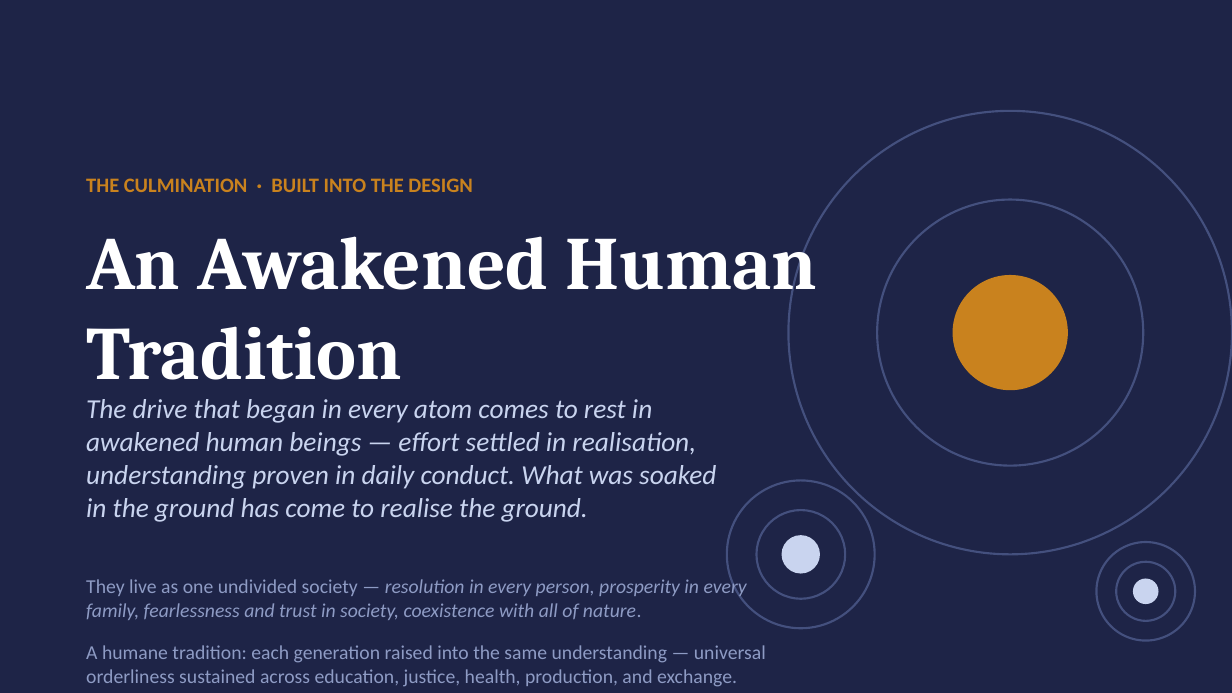
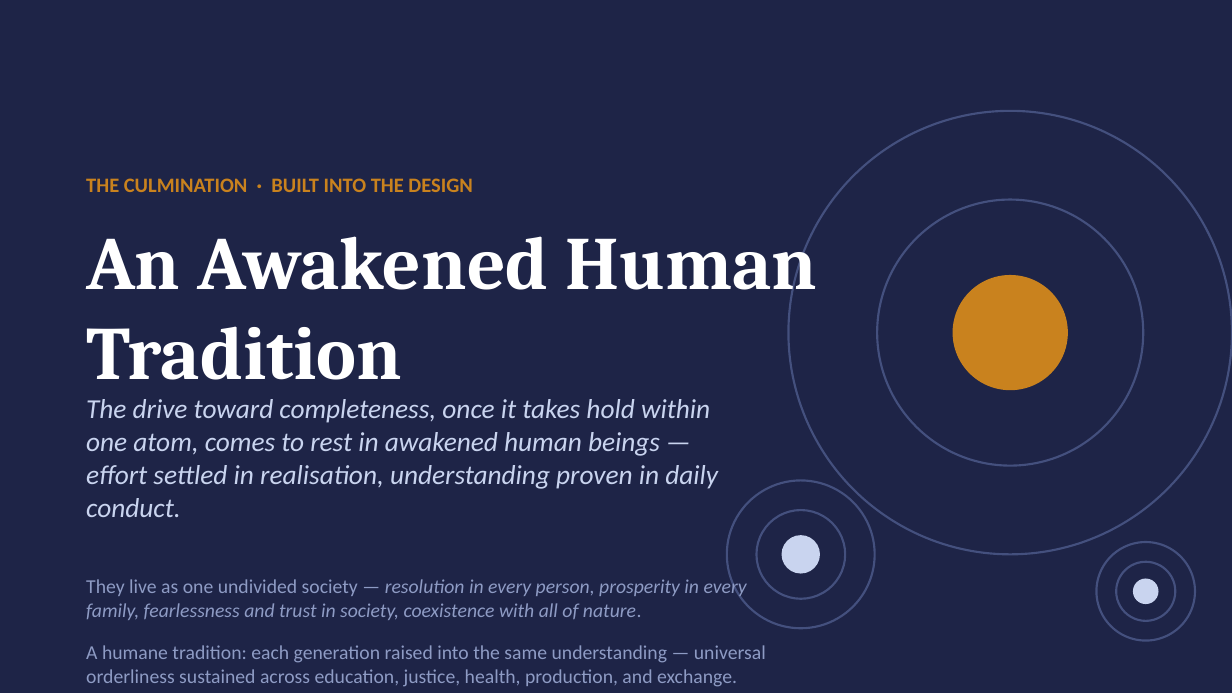
Before and after one commit to raghavamohan/AnalyticMadhyasthDarshan, a slide deck: slide 20 of Studies/The-Ontology-of-Coexistence/The-Ontology-of-Existence-Madhyasth-Darshan.pptx (slide 19 before the commit). Drawn at 1232x693 pixels with LibreOffice and Linux fonts; fonts in the diff are those of the drawing. Boxes give left, top, right and bottom in pixels: in the first picture for what was removed or moved away, otherwise in the second. Text is boxed around its words. In the diff, an @@ line names an element or a change of style, - is before the commit and + after.

```diff
--- a/Studies/The-Ontology-of-Coexistence/The-Ontology-of-Existence-Madhyasth-Darshan.pptx
+++ b/Studies/The-Ontology-of-Coexistence/The-Ontology-of-Existence-Madhyasth-Darshan.pptx
@@ text at box(86, 399, 718, 517): text changed @@
-The drive that began in every atom comes to rest in awakened human beings — effort settled in realisation, understanding proven in daily conduct. What was soaked in the ground has come to realise the ground.
+The drive toward completeness, once it takes hold within one atom, comes to rest in awakened human beings — effort settled in realisation, understanding proven in daily conduct.
```
Also in this commit, not shown: 14 other slides changed, 1 slide added.
